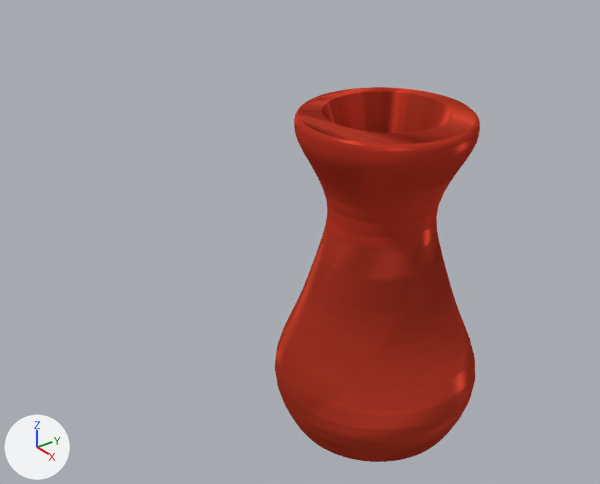
The Blender file МультимедиаТехнологии/МТ7/MT_7_2.blend, before and after one commit.
Before and after are seen from a 50 mm camera at (9.17, -8.5, 9.96) aimed at (-1.03, -0.91, 3.42). The lights are fixed; the arrows at lower left show +X, +Y and +Z. The same objects are shown in both versions, whatever each file hides.

In view in the first picture: 'Цилиндр'.
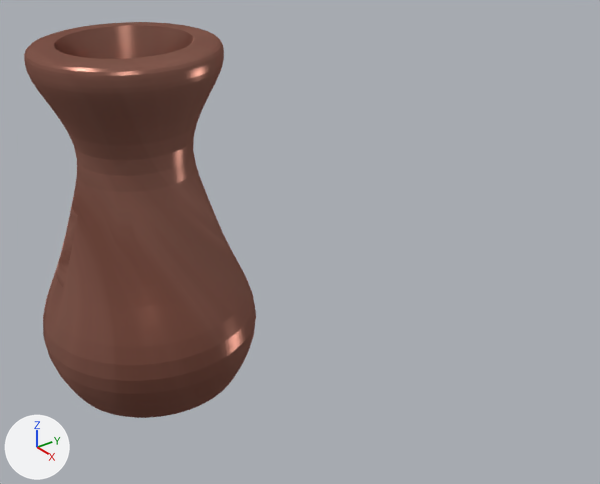
Location of each change, [x1, y1, x2, y2] in pixels of the pictures (600 x 484 px):
'Цилиндр', surface changed, reshaped (13% wider)
    before: [275, 87, 480, 462]
    after: [24, 22, 256, 418]

The change, as a list of edits to the scene's bpy script:
```text
Add img_логов_png:
    img_логов_png = load_image('Логов.png', 'Логов.png', 284, 177, 'sRGB')
Change mat_ваза:
    remove n0 = _N.new('ShaderNodeBsdfGlass'); n0.name = 'BSDF стекла'
    remove n0.distribution = 'BECKMANN'
    remove n0.inputs[1].default_value = 0.3  # 'Roughness'
    remove n0.inputs[2].default_value = 11.4  # 'IOR'
    remove n1 = _N.new('ShaderNodeTexImage'); n1.name = 'Изображение-текстура'
    remove n1.image = img_ваза_jpg
    remove n1.projection = 'TUBE'
    remove n1.extension = 'EXTEND'
    remove n2 = _N.new('ShaderNodeBsdfDiffuse'); n2.name = 'Диффузный BSDF'
    remove n2.inputs[1].default_value = 0.6  # 'Roughness'
    remove n3 = _N.new('ShaderNodeMixShader'); n3.name = 'Микс-шейдер'
    remove n3.inputs[0].default_value = 0.2  # 'Factor'
    remove n4 = _N.new('ShaderNodeOutputMaterial'); n4.name = 'Material Output'
    add n6 = _N.new('ShaderNodeTexCoord'); n6.name = 'Текстурные координаты'
    remove n6 = _N.new('ShaderNodeTexCoord'); n6.name = 'Текстурные координаты'
    add n0 = _N.new('ShaderNodeBsdfGlass'); n0.name = 'BSDF стекла'
    add n0.distribution = 'BECKMANN'
    add n0.inputs[1].default_value = 0.3  # 'Roughness'
    add n0.inputs[2].default_value = 15.5  # 'IOR'
    add n4 = _N.new('ShaderNodeOutputMaterial'); n4.name = 'Material Output'
    add n3 = _N.new('ShaderNodeMixShader'); n3.name = 'Микс-шейдер'
    add n3.inputs[0].default_value = 0.7  # 'Factor'
    add n1 = _N.new('ShaderNodeTexImage'); n1.name = 'Изображение-текстура'
    add n1.image = img_логов_png
    add n1.projection = 'TUBE'
    add n1.interpolation = 'Cubic'
    add n1.extension = 'EXTEND'
    add n2 = _N.new('ShaderNodeBsdfDiffuse'); n2.name = 'Диффузный BSDF'
    add n2.inputs[1].default_value = 0.6  # 'Roughness'
Change me_цилиндр:
    where me_цилиндр.from_pydata(...)  # 546 vertices, 514 faces; spans x -2.01..2.01, y -2.01..3.3, z -2.2..3.69
    used by ob_цилиндр; location = (0.0, 0.0, 2.17)
    me_цилиндр part 1: the loose piece of 544 vertices spanning x -2.01..2.01, y -2.01..2.01, z -2.2..3.69 is moved by (-2.15, -3.28, 1.14)
```
